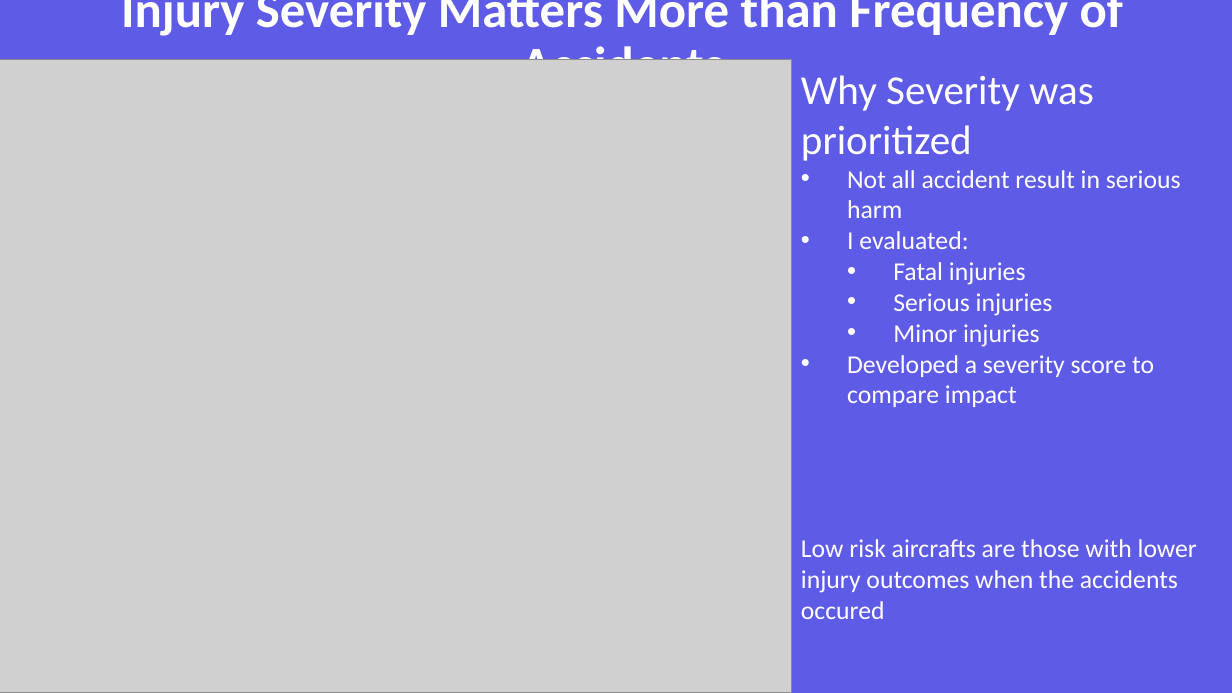
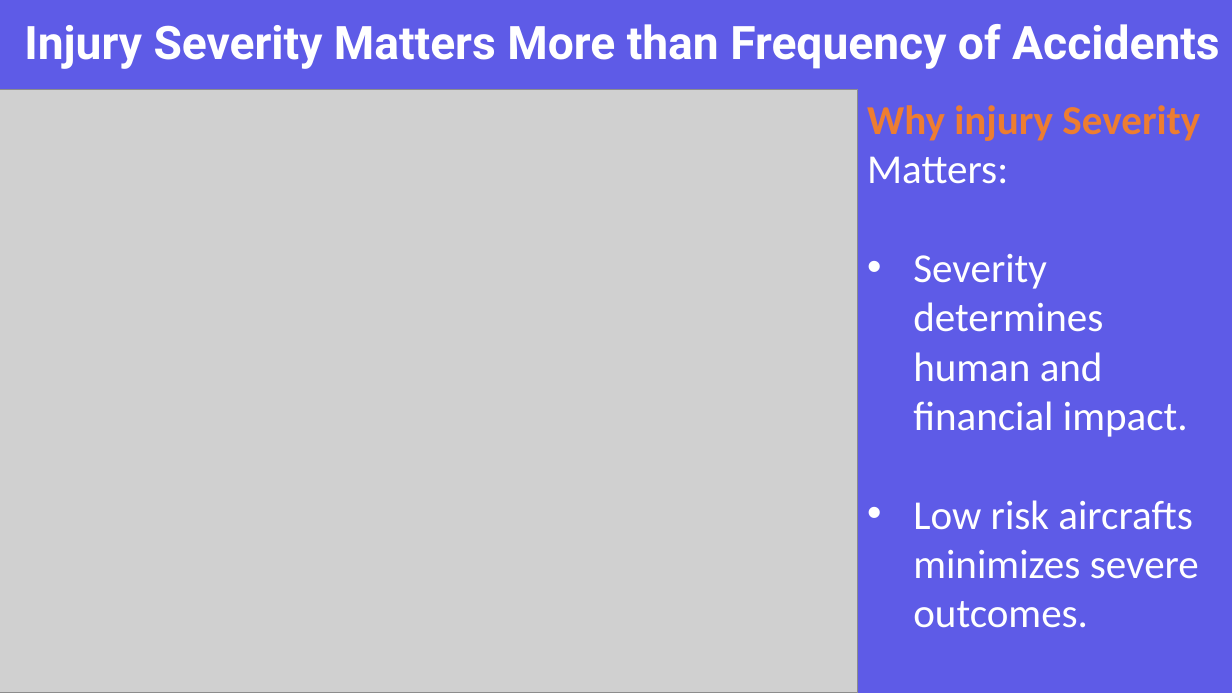
Before and after one commit to ChairoSolutions/New-Aviation-LowRisk-AircraftPurchase-Project, a slide deck: slide 6 of Presentation/Low Risk Aircraft Selection Using Historical Aviation Accident Data.pptx (slide 8 before the commit). Drawn at 1232x693 pixels with LibreOffice and Linux fonts; fonts in the diff are those of the drawing; grey boxes stand for pictures. Boxes give left, top, right and bottom in pixels: in the first picture for what was removed or moved away, otherwise in the second. Text is boxed around its words. In the diff, an @@ line names an element or a change of style, - is before the commit and + after.

```diff
--- a/Presentation/Low Risk Aircraft Selection Using Historical Aviation Accident Data.pptx
+++ b/Presentation/Low Risk Aircraft Selection Using Historical Aviation Accident Data.pptx
@@ title "Injury Severity Matters More than ..." at bbox=[24, 24, 1220, 69]: size 39.6 to 36 pt, font Calibri to Roboto @@
@@ picture: place and size @@
-picture at bbox=[0, 59, 792, 693]
+picture at bbox=[0, 89, 859, 693]
@@ text at bbox=[867, 105, 1200, 628]: text changed; size 20 to 32 pt @@
-Why Severity was prioritized
-• Not all accident result in serious harm
-• I evaluated:
-  • Fatal injuries
-  • Serious injuries
-  • Minor injuries
-• Developed a severity score to compare impact
-Low risk aircrafts are those with lower injury outcomes when the accidents occured
+Why injury Severity Matters:
+• Severity determines human and financial impact.
+• Low risk aircrafts minimizes severe outcomes.
```
Also in this commit, not shown: 8 other slides changed, 1 slide added, 6 slides removed, 8 other files.
